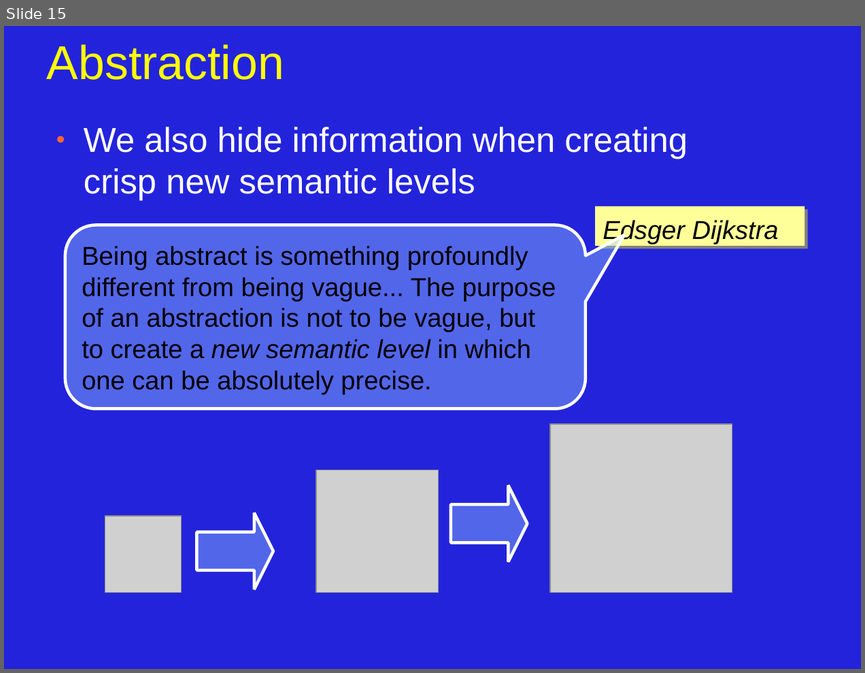
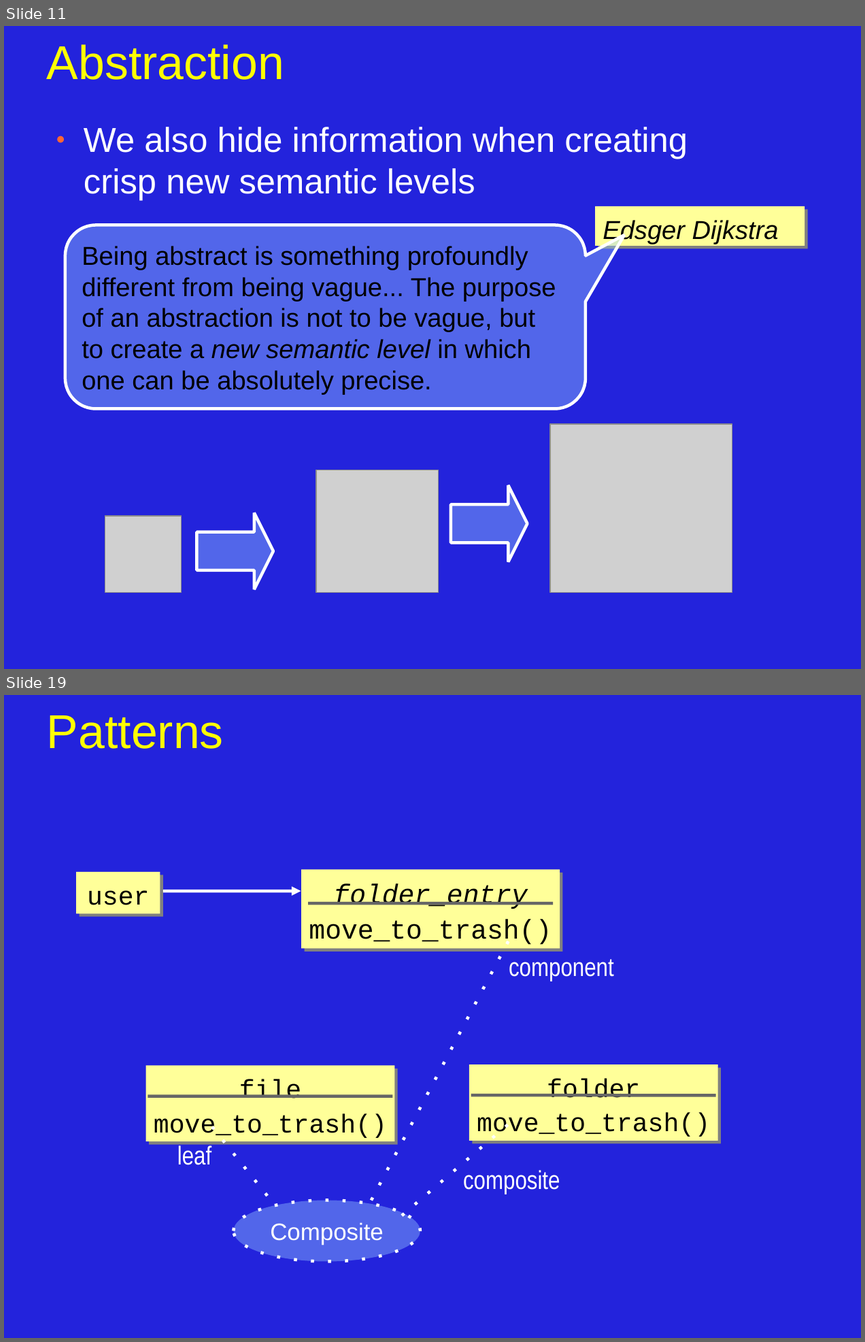
Before and after one commit to JonJagger/two-day-courses, a slide deck: cppf/08_Object_Oriented_Programming.odp. Shown one above the other, each under a label of ours: slide 15 before the commit, slides 11 and 19 after it; the slides between them are not shown. The pictures are 865x673 and 865x1342 pixels, drawn with LibreOffice and Linux fonts; fonts in the diff are those of the drawing; grey boxes stand for pictures. Boxes give left, top, right and bottom in pixels: in the first picture for what was removed or moved away, otherwise in the second. Text is boxed around its words. In the diff, an @@ line names an element or a change of style, - is before the commit and + after.

Commit message:
added pattern slides

```diff
--- a/cppf/08_Object_Oriented_Programming.odp
+++ b/cppf/08_Object_Oriented_Programming.odp
@@ slide 19 added at <box>4,695,861,1338</box>, background #2323DC @@
@@ title added at <box>47,715,224,749</box>, 44 pt, text #FFFF00 @@
+Patterns
@@ rectangle added at <box>76,872,160,913</box>, fill #FFFF99, 24 pt, text #000000 @@
+user
@@ rectangle added at <box>302,869,560,948</box>, fill #FFFF99, 25 pt, text #000000 @@
+folder_entry
+move_to_trash()
@@ arrow added from (163, 891) to (301, 891), #FFFFFF 2.83 pt @@
@@ line added from (308, 903) to (553, 903), #666666 2.83 pt @@
@@ line added from (371, 1200) to (509, 940), #FFFFFF 2.83 pt @@
@@ text added at <box>509,959,614,981</box>, 24 pt, text #FFFFFF @@
+component
@@ rectangle added at <box>146,1065,395,1141</box>, fill #FFFF99, 24 pt, text #000000 @@
+file
+move_to_trash()
@@ rectangle added at <box>469,1064,718,1140</box>, fill #FFFF99, 24 pt, text #000000 @@
+folder
+move_to_trash()
@@ line added from (148, 1096) to (393, 1096), #666666 2.83 pt @@
@@ line added from (471, 1096) to (716, 1096), #666666 2.83 pt @@
@@ text added at <box>177,1143,211,1165</box>, 24 pt, text #FFFFFF @@
+leaf
@@ line added from (212, 1127) to (273, 1204), #FFFFFF 2.83 pt @@
@@ line added from (402, 1215) to (509, 1123), #FFFFFF 2.83 pt @@
@@ text added at <box>463,1170,560,1193</box>, 24 pt, text #FFFFFF @@
+composite
@@ ellipse added at <box>233,1200,420,1262</box>, fill #99CCFF at 40% opacity, outline #FFFFFF 2.83 pt, 22 pt, text #FFFFFF @@
+Composite
@@ what was slide 15 is now slide 11 @@
```
Also in this commit, not shown: 3 slides changed, 3 other slides added, 1 slide removed.
